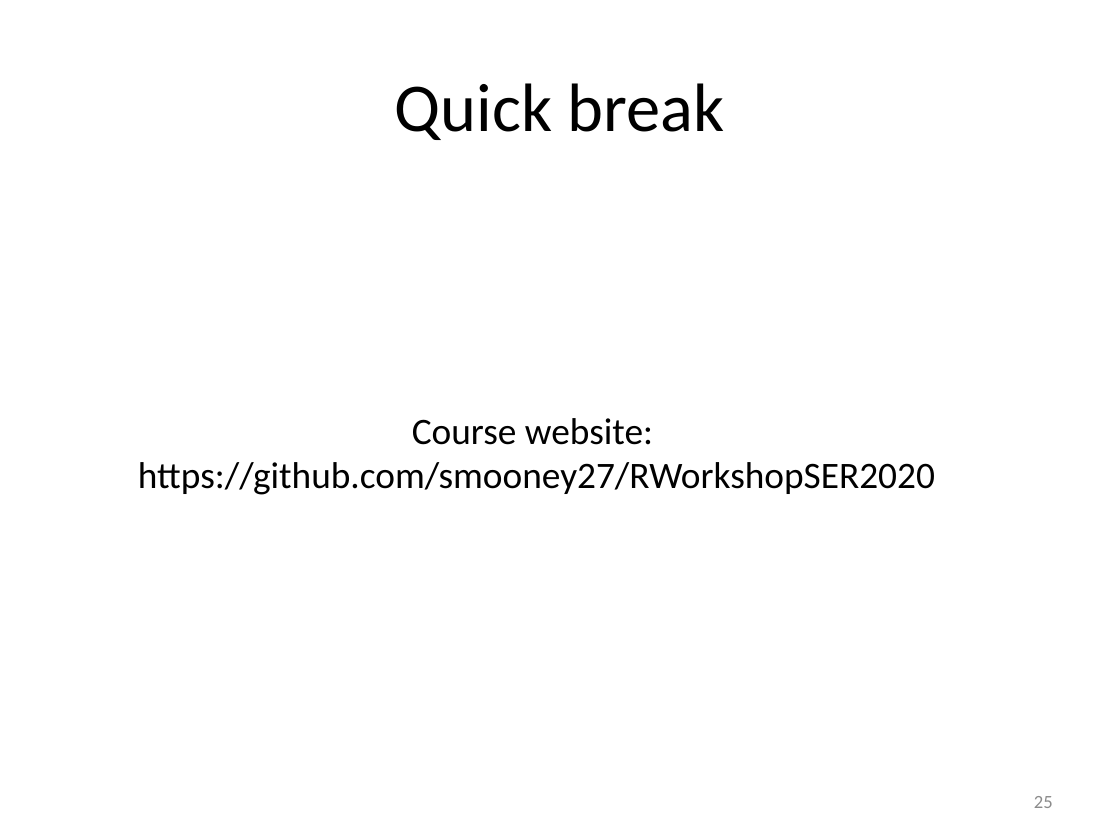
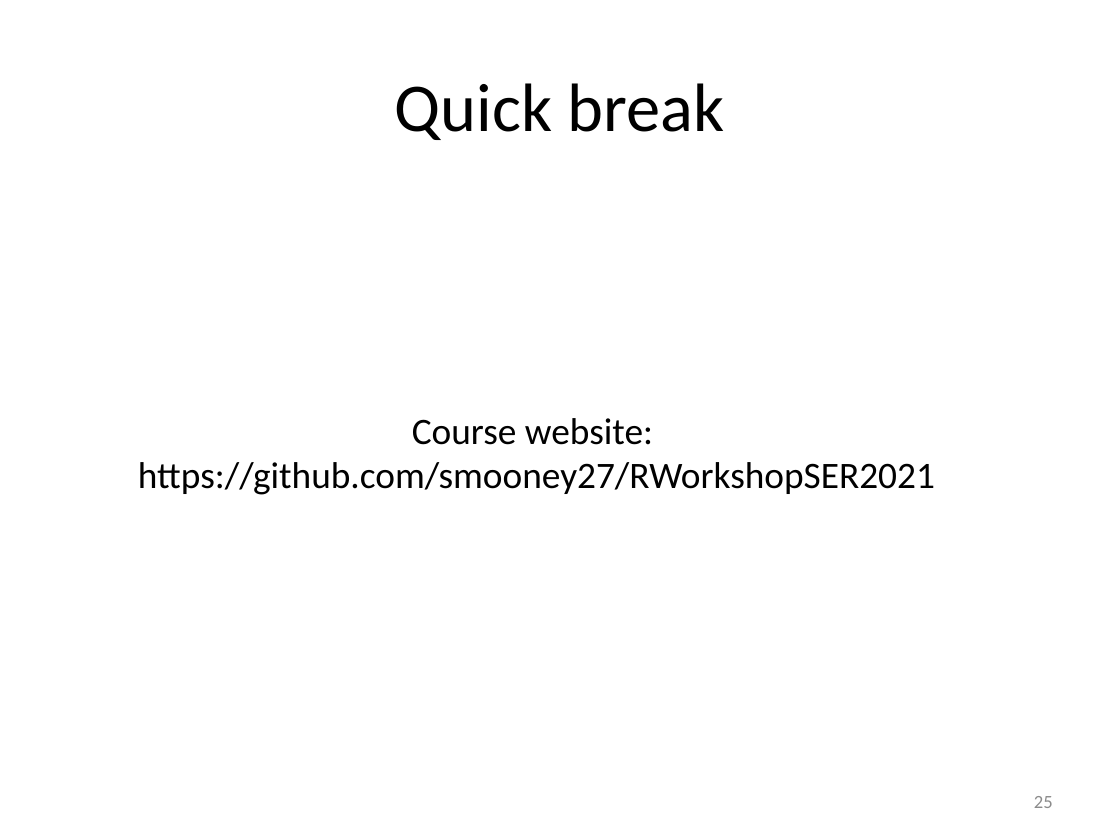
Before and after one commit to smooney27/RWorkshopSER2021, a slide deck: slide 25 of RWorkshopPart1-BasicObjects.pptx. Drawn at 1120x840 pixels with LibreOffice and Linux fonts; fonts in the diff are those of the drawing. Boxes give left, top, right and bottom in pixels: in the first picture for what was removed or moved away, otherwise in the second. Text is boxed around its words. In the diff, an @@ line names an element or a change of style, - is before the commit and + after.

```diff
--- a/RWorkshopPart1-BasicObjects.pptx
+++ b/RWorkshopPart1-BasicObjects.pptx
@@ text at (138, 462, 935, 495): text changed @@
-https://github.com/smooney27/RWorkshopSER2020
+https://github.com/smooney27/RWorkshopSER2021
```
Also in this commit, not shown: 24 other slides changed.
